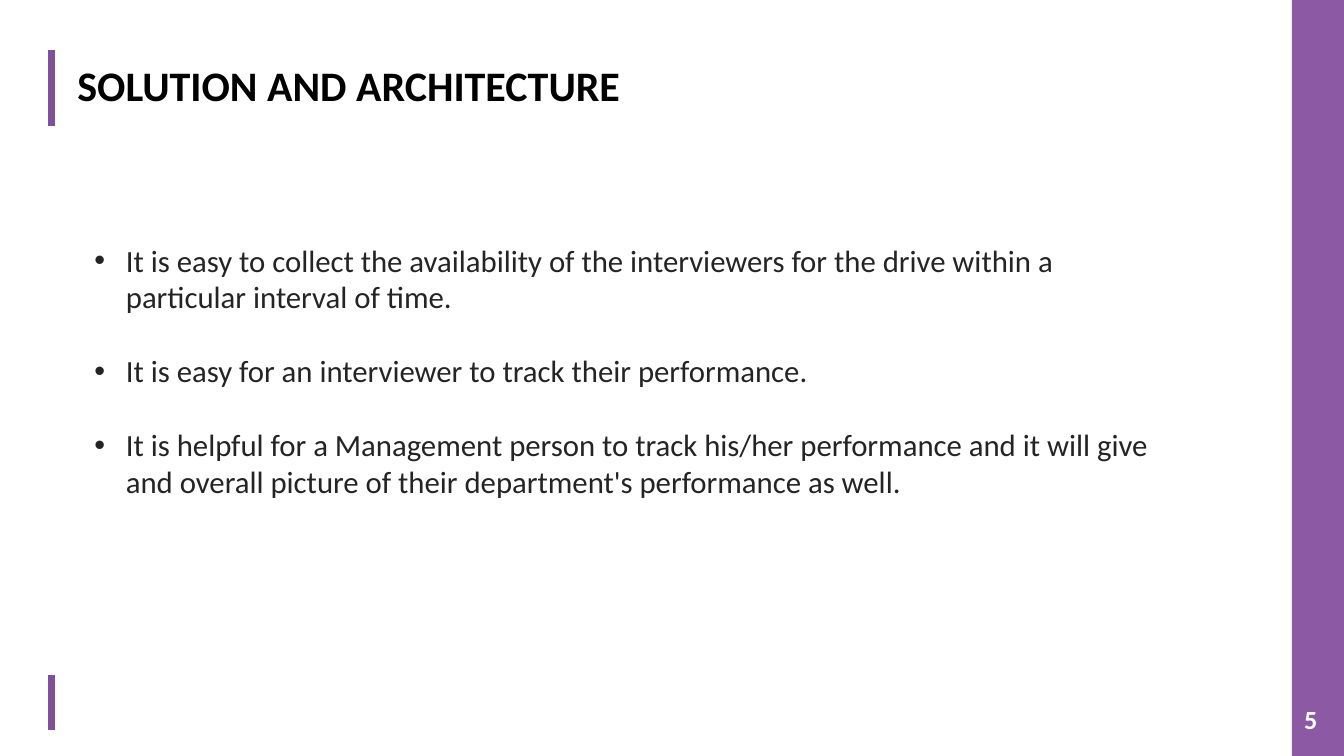
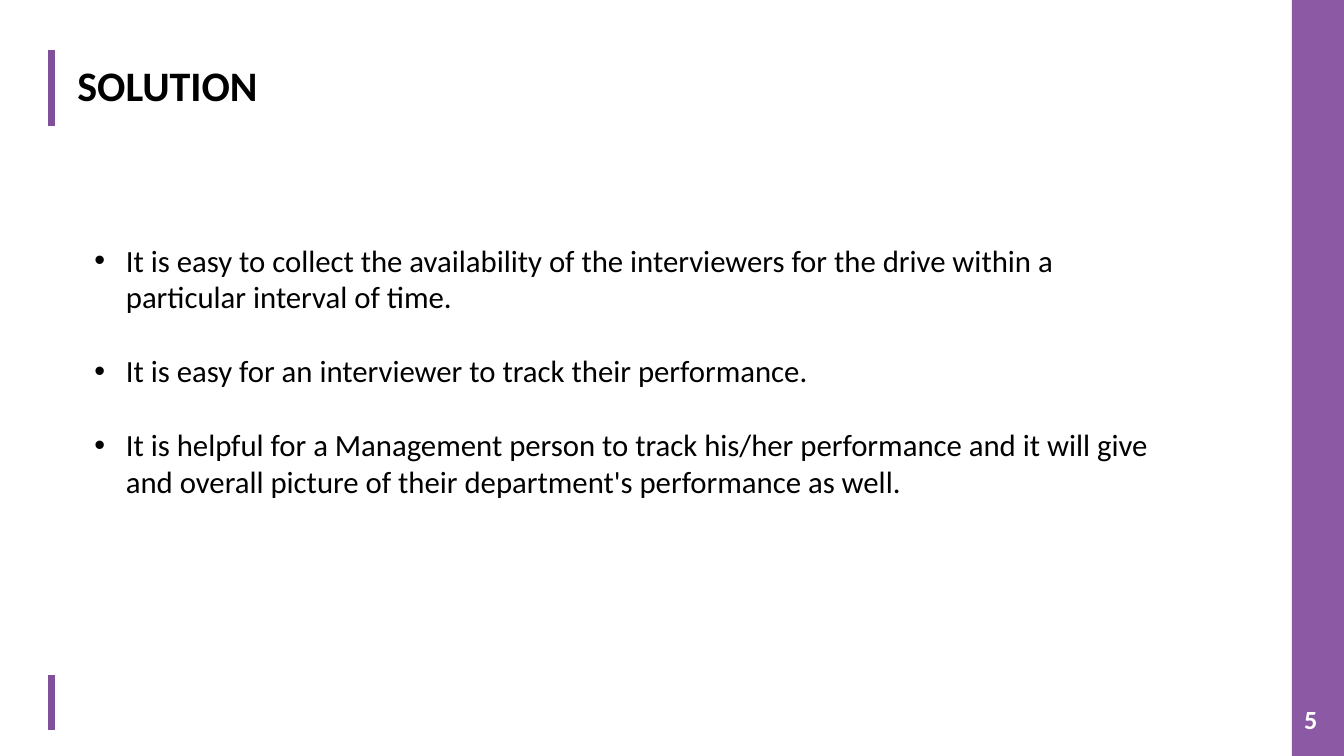
Before and after one commit to TeamAlpha01/Project, a slide deck: slide 5 of Demo PPT/IMS PPT.pptx. Drawn at 1344x756 pixels with LibreOffice and Linux fonts; fonts in the diff are those of the drawing; background and template pictures are left out. Boxes give left, top, right and bottom in pixels: in the first picture for what was removed or moved away, otherwise in the second. Text is boxed around its words. In the diff, an @@ line names an element or a change of style, - is before the commit and + after.

```diff
--- a/Demo PPT/IMS PPT.pptx
+++ b/Demo PPT/IMS PPT.pptx
@@ title at [77, 73, 257, 102]: text changed @@
-SOLUTION AND ARCHITECTURE
+SOLUTION
@@ text "It is easy to collect ..." at [126, 250, 1147, 498]: text colour #242424 to #000000 @@
```
Also in this commit, not shown: 7 other slides changed.
